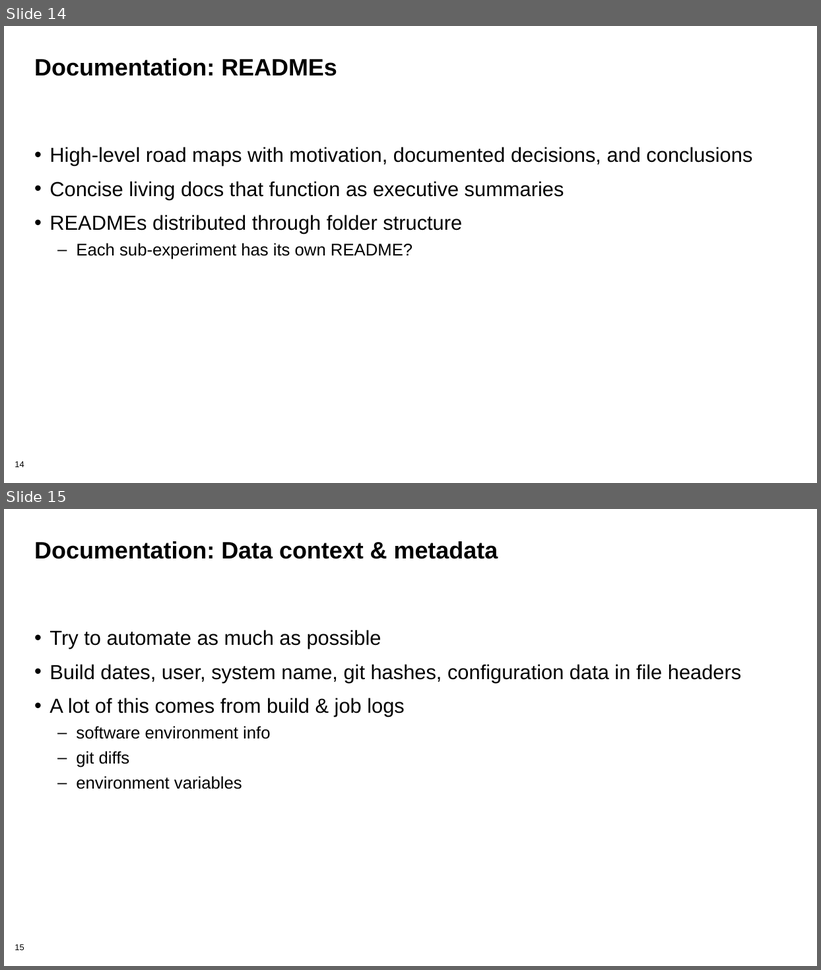
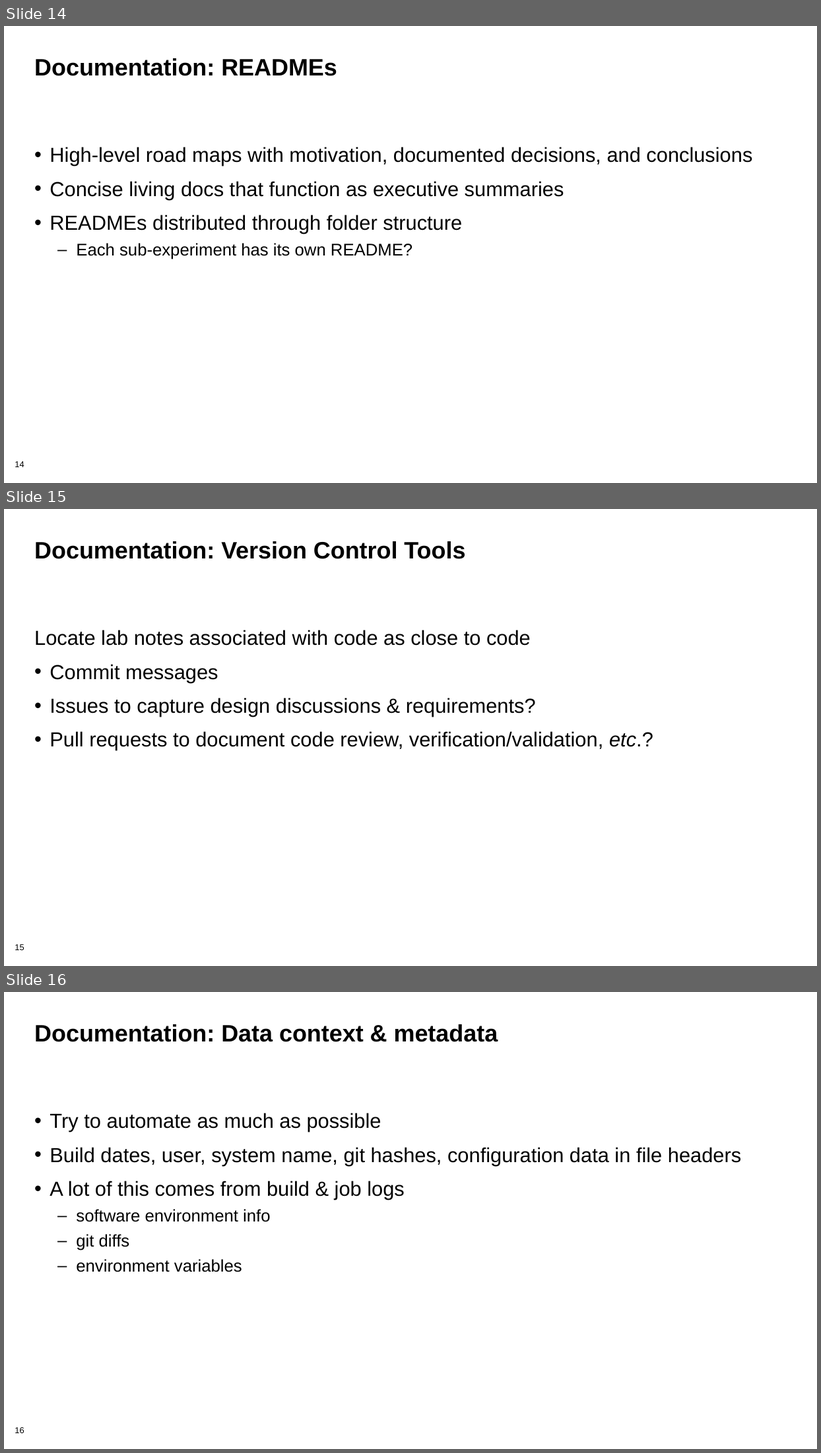
Before and after one commit to bssw-tutorial/presentations, a slide deck: computational-expts.pptx. Shown one above the other, each under a label of ours: slides 14 and 15 before the commit, slides 14, 15 and 16 after it. The pictures are 821x970 and 821x1453 pixels, drawn with LibreOffice and Linux fonts; fonts in the diff are those of the drawing; background and template pictures are left out. Boxes give left, top, right and bottom in pixels: in the first picture for what was removed or moved away, otherwise in the second. Text is boxed around its words. In the diff, an @@ line names an element or a change of style, - is before the commit and + after.

Commit message:
(Issue #132) Added new documentation slide and link to example repo.

```diff
--- a/computational-expts.pptx
+++ b/computational-expts.pptx
@@ slide 15 added at box(4, 509, 817, 966), background #FFFFFF; not listed: 1 template element that a slide beside it also shows @@
@@ title added at box(34, 541, 465, 559), 28 pt, text #000000, bold @@
+Documentation: Version Control Tools
@@ text added at box(34, 630, 653, 751), 24 pt, text #000000 @@
+Locate lab notes associated with code as close to code
+• Commit messages
+• Issues to capture design discussions & requirements?
+• Pull requests to document code review, verification/validation, etc.?
@@ what was slide 15 is now slide 16 @@
```
Also in this commit, not shown: 1 slide changed.
